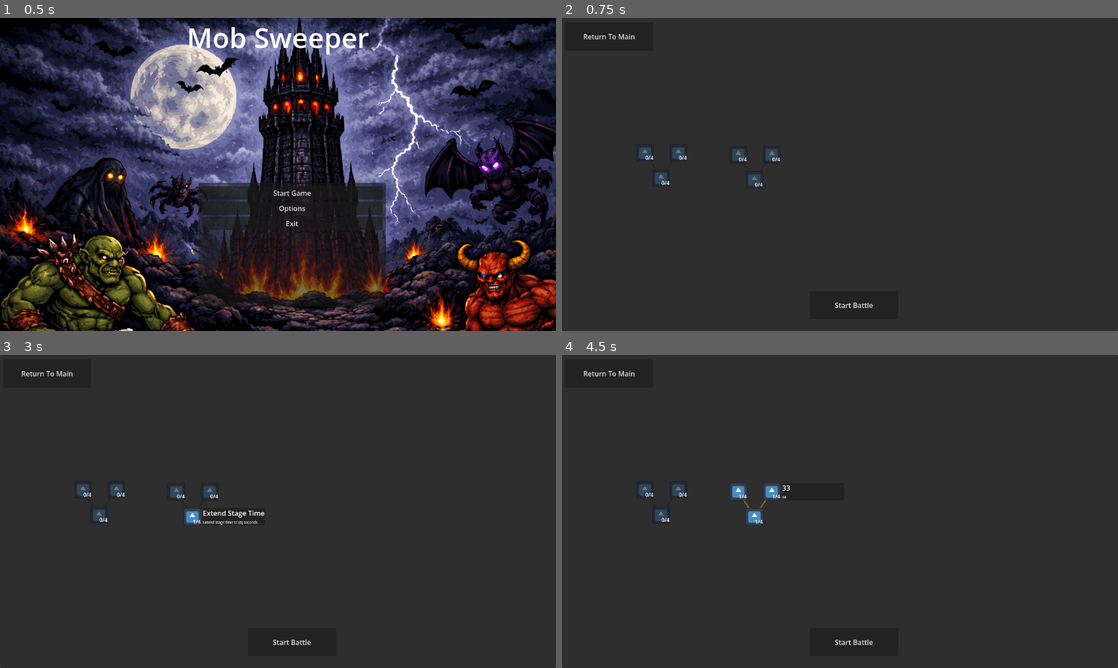
Above: before the commit, frames 1-4 (two rows, left to right).
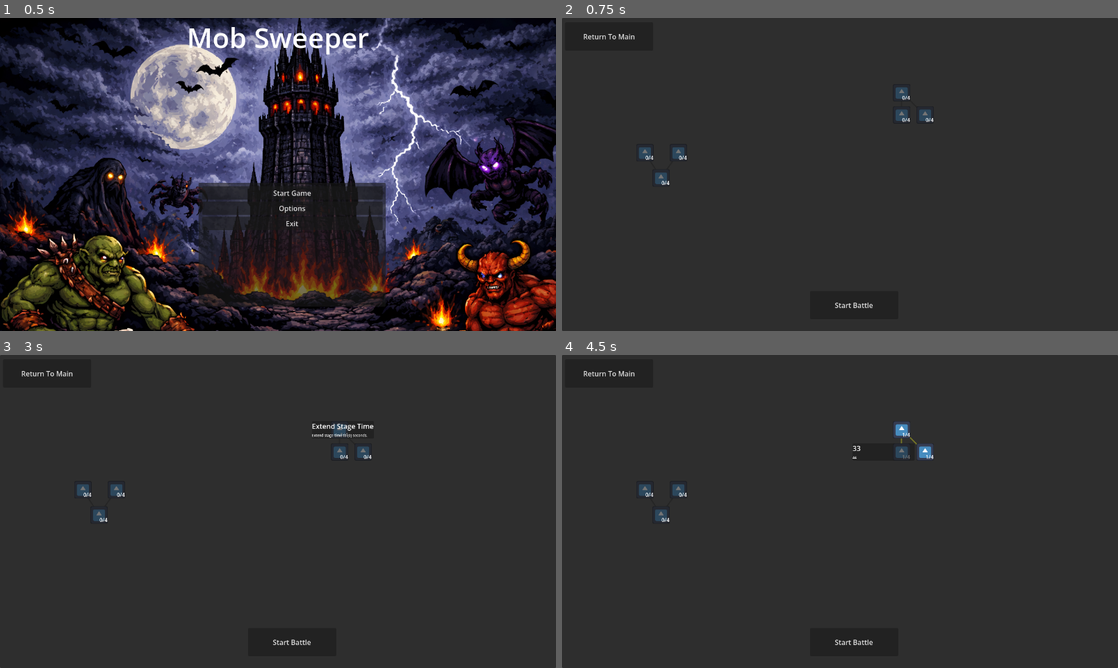
Above: after the commit, the same moments.

Repository: Chopstick83/godot_idle_arpg
Game: Godot game, scene res://mainmenu.tscn
Two runs of this game, one before a commit and one after it. Both use one fixed random seed, a clock stepped at 60 frames per second and the inputs below. The engine's default icon, where the game draws it, is replaced by a stand-in: a white triangle on a blue panel in a dark square.
Inputs (mouse positions are in pixels of both pictures, inside the frame that each line leads up to; where the layout moved, square brackets give the same spot in the first picture):
- Up to frame 1 (0.5 s): no input
- Up to frame 2 (0.75 s): click "Start Game" at 0.5 s
- Up to frame 3 (3 s): click "Return To Main" at 1.25 s; click "Start Game" at 2 s; click (339, 430) [194, 517] at 2.75 s
- Up to frame 4 (4.5 s): click (901, 452) [739, 492] at 3.5 s; click (923, 452) [773, 492] at 4.25 s

Frame 1 is identical in both runs. In frame 2, 0.5% of the frame differs, in the area x 30-67%, y 22-54%; in frame 3, 0.9%; in frame 4, 0.9%, in the area x 30-67%, y 21-55%.

Commit message:
feat: 스킬 트리 저장 및 로드 구현

Diff:
--- a/SkillTree/Skills/skill_button.gd
+++ b/SkillTree/Skills/skill_button.gd
@@ -6,19 +6,31 @@
 @onready var line_2d: Line2D = $Line2D
 
 @export var max_level: int = 4
+@export var id: String
 @export var title_key: String
 @export var desc_key: String
 
 const default_color = Color("#383838")
 const lined_color = Color("ffff3f")
 
-signal save_requested
+signal save_requested(id: String, level: int)
 
 var level: int = 0:
 	set(value):
 		level = value
 		label.text = str(level) + "/" + str(max_level)
 		SkillButtonTooltip.ChangeLevel(level)
+		if level > 0:
+			panel.show_behind_parent = true
+		else:
+			panel.show_behind_parent = false
+
+		for skill in get_children():
+			if skill is SkillNode:
+				if level == 0:
+					skill.disabled = true
+				else:
+					skill.disabled = false
 
 func _ready() -> void:
 	if get_parent() is SkillNode:
@@ -29,8 +41,10 @@
 	level = 0
 
 func _on_pressed() -> void:
-	level = min(level+1, max_level)
-	panel.show_behind_parent = true
+	if level >= max_level:
+		return
+
+	level = level+1
 
 	# 하위 찍었을 때 연결 선 색상 변경
 	line_2d.default_color = lined_color
@@ -41,7 +55,8 @@
 		# 현재는 부모 레벨 1만 찍혀도 하위 찍기 가능
 		if skill is SkillNode and level == 1:
 			skill.disabled = false
-			save_requested.emit()
+
+	save_requested.emit(id, level)
 
 func _on_gui_input(event: InputEvent) -> void:
 	if event is InputEventMouseButton:
@@ -60,14 +75,12 @@
 				if all_child_empty:
 					return
 
-				level = max(level-1, 0)
-				if level == 0:
-					panel.show_behind_parent = false
-					for skill in child_skills:
-						if skill is SkillNode:
-							skill.disabled = true
-					line_2d.default_color = default_color
-			save_requested.emit()
+				level = 0
+				for skill in child_skills:
+					if skill is SkillNode:
+						skill.disabled = true
+				line_2d.default_color = default_color
+			save_requested.emit(id, level)
 
 func _on_mouse_entered() -> void:
 	SkillButtonTooltip.ShowPopup(Rect2(Vector2(global_position), Vector2(size)), level, title_key, desc_key)
--- a/SkillTree/skill_tree.gd
+++ b/SkillTree/skill_tree.gd
@@ -19,10 +19,14 @@
 	return_to_main_button.text = tr("RETURN_TO_MAIN")
 	battle_start_button.text = tr("START_BATTLE")
 
-	for child in panel.get_children():
-		if child is SkillNode:
-			child.save_requested.connect(_on_child_save_requested)
 	user_tree_data = SaveManager.load_skill()
+	var skill_nodes = panel.find_children("*", "SkillNode", true, false)
+	for child in skill_nodes:
+		child.save_requested.connect(_on_child_save_requested)
+		if user_tree_data.skills.get(child.id):
+			child.level = user_tree_data.skills[child.id]
 
-func _on_child_save_requested():
+func _on_child_save_requested(id: String, level: int):
+	if id:
+		user_tree_data.skills[id] = level
 	SaveManager.save_skill(user_tree_data)
--- a/SkillTree/skill_tree.tscn
+++ b/SkillTree/skill_tree.tscn
@@ -26,33 +26,35 @@
 offset_top = 10.0
 offset_right = 210.0
 offset_bottom = 75.0
+text = "Return To Main"
 
 [node name="ExtendTime" parent="Panel" unique_id=1047147698 instance=ExtResource("1_qyskh")]
 layout_mode = 0
-offset_left = 423.0
-offset_top = 352.0
-offset_right = 463.0
-offset_bottom = 392.0
+offset_left = 762.0
+offset_top = 152.0
+offset_right = 802.0
+offset_bottom = 192.0
+id = "EXTEND_TIME"
 title_key = "SKILL_TITLE_EXTEND_TIME"
 desc_key = "SKILL_DESC_EXTEND_TIME"
 
 [node name="SkillButton" parent="Panel/ExtendTime" unique_id=1104429965 instance=ExtResource("1_qyskh")]
 layout_mode = 0
-offset_left = -37.0
-offset_top = -58.0
-offset_right = 3.0
-offset_bottom = -18.0
+offset_top = 51.0
+offset_bottom = 91.0
 disabled = true
+id = "TEST"
 title_key = "11"
 desc_key = "22"
 
 [node name="SkillButton2" parent="Panel/ExtendTime" unique_id=986377167 instance=ExtResource("1_qyskh")]
 layout_mode = 0
-offset_left = 40.0
-offset_top = -58.0
-offset_right = 80.0
-offset_bottom = -18.0
+offset_left = 54.0
+offset_top = 51.0
+offset_right = 94.0
+offset_bottom = 91.0
 disabled = true
+id = "ASDF"
 title_key = "33"
 desc_key = "44"
 
@@ -62,6 +64,7 @@
 offset_top = 348.0
 offset_right = 248.0
 offset_bottom = 388.0
+id = "EXPAND_ATTACK"
 title_key = "55"
 desc_key = "66"
 
@@ -72,6 +75,7 @@
 offset_right = 3.0
 offset_bottom = -18.0
 disabled = true
+id = "11"
 title_key = "77"
 desc_key = "88"
 
@@ -82,6 +86,7 @@
 offset_right = 80.0
 offset_bottom = -18.0
 disabled = true
+id = "22"
 title_key = "99"
 desc_key = "00"
 
@@ -91,6 +96,7 @@
 offset_top = 628.0
 offset_right = 774.0
 offset_bottom = 693.0
+text = "Battle Start"
 
 [connection signal="pressed" from="Panel/ReturnToMainButton" to="." method="_on_return_to_main_button_pressed"]
 [connection signal="pressed" from="BattleStartButton" to="." method="_on_battle_start_button_pressed"]
